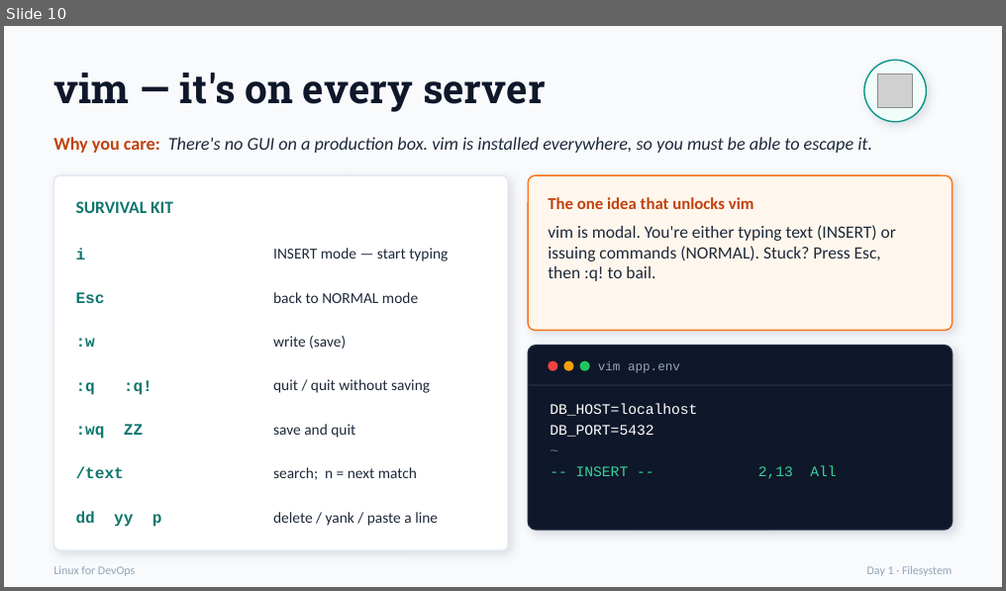
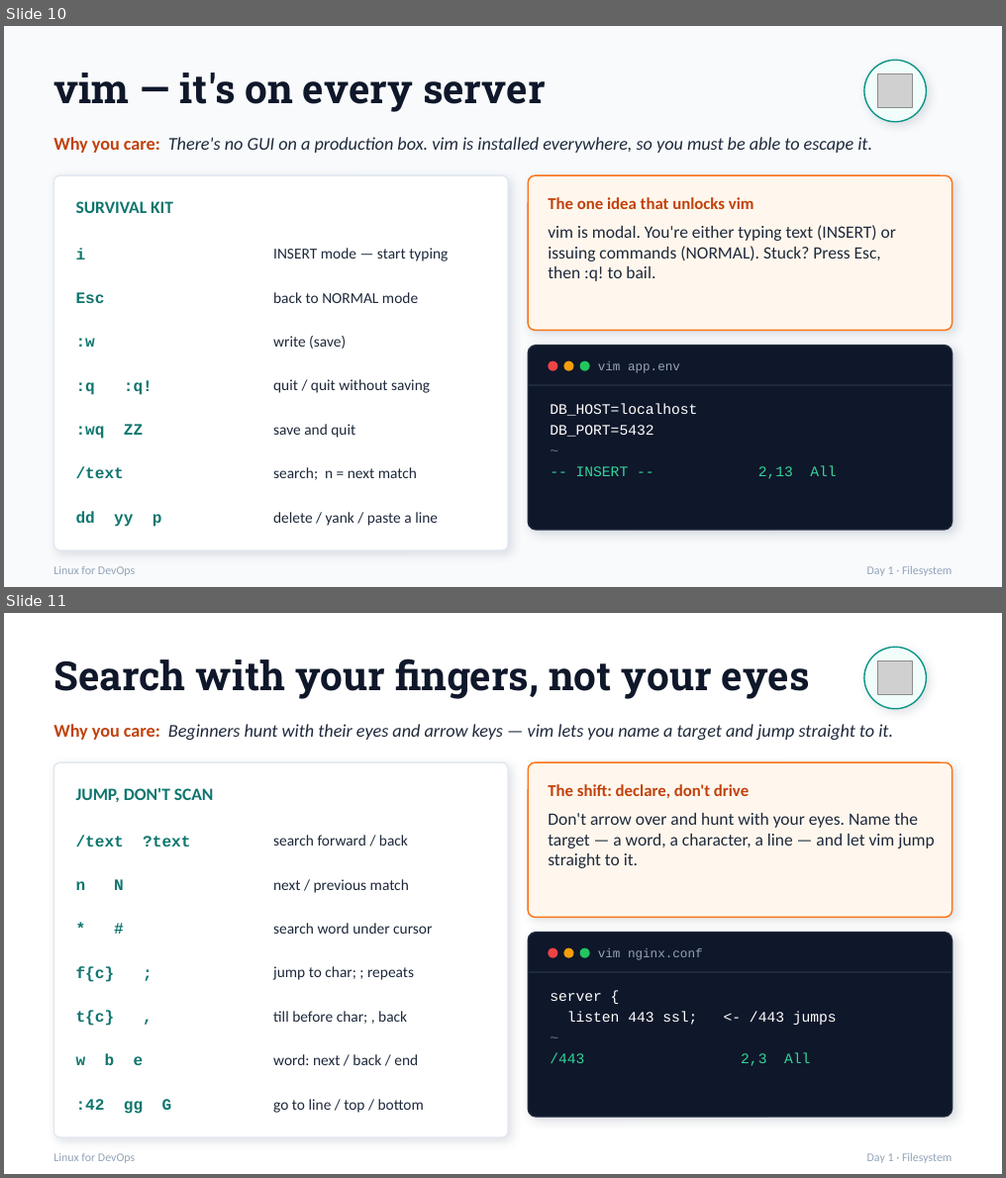
Before and after one commit to Sagyam/DevOps-Bootcamp, a slide deck: Week-1 Linux for DevOps/Linux_for_DevOps.pptx. Shown one above the other, each under a label of ours: slide 10 before the commit, slides 10 and 11 after it. The pictures are 1006x591 and 1006x1178 pixels, drawn with LibreOffice and Linux fonts; fonts in the diff are those of the drawing; grey boxes stand for pictures. Boxes give left, top, right and bottom in pixels: in the first picture for what was removed or moved away, otherwise in the second. Text is boxed around its words. In the diff, an @@ line names an element or a change of style, - is before the commit and + after.

Commit message:
Update pptx and pdf

```diff
--- a/Week-1 Linux for DevOps/Linux_for_DevOps.pptx
+++ b/Week-1 Linux for DevOps/Linux_for_DevOps.pptx
@@ slide 11 added at [4, 613, 1002, 1174], background #FFFFFF @@
@@ text added at [54, 659, 810, 699], 29 pt, text #0F172A, bold @@
+Search with your fingers, not your eyes
@@ ellipse added at [864, 647, 926, 709], fill #F0FDFA, outline #0D9488 1 pt @@
@@ picture added at [878, 661, 912, 695] @@
@@ text added at [54, 724, 893, 740], 13 pt, text #1E293B, italic @@
+Why you care: Beginners hunt with their eyes and arrow keys — vim lets you name a target and jump straight to it.
@@ rounded rectangle added at [54, 762, 508, 1138], fill #FFFFFF, outline #E2E8F0 1 pt @@
@@ text added at [76, 788, 214, 802], 12.5 pt, text #0F766E, bold @@
+JUMP, DON'T SCAN
@@ rounded rectangle added at [528, 762, 952, 917], fill #FFF7ED, outline #F97316 1 pt @@
@@ text added at [548, 784, 748, 798], 12 pt, text #C2410C, bold @@
+The shift: declare, don't drive
@@ text added at [548, 813, 935, 868], 12.5 pt, text #1E293B @@
+Don't arrow over and hunt with your eyes. Name the target — a word, a character, a line — and let vim jump straight to it.
@@ text added at [76, 835, 190, 847], 11.5 pt, text #0F766E, bold @@
+/text ?text
@@ text added at [273, 835, 408, 846], 11 pt, text #1E293B @@
+search forward / back
@@ text added at [76, 879, 124, 890], 11.5 pt, text #0F766E, bold @@
+n N
@@ text added at [273, 879, 409, 893], 11 pt, text #1E293B @@
+next / previous match
@@ text added at [76, 908, 267, 949], 11.5 pt, text #0F766E, bold @@
+* #
@@ text added at [273, 923, 432, 934], 11 pt, text #1E293B @@
+search word under cursor
@@ rounded rectangle added at [528, 933, 952, 1117], fill #0F172A, outline #1E293B 1 pt @@
@@ text added at [76, 966, 115, 982], 11.5 pt, text #0F766E, bold @@
+f{c} ;
@@ text added at [273, 966, 414, 980], 11 pt, text #1E293B @@
+jump to char; ; repeats
@@ ellipse added at [548, 949, 557, 959], fill #EF4444 @@
@@ ellipse added at [563, 949, 574, 959], fill #F59E0B @@
@@ ellipse added at [580, 949, 590, 959], fill #22C55E @@
@@ text added at [598, 949, 703, 960], 9 pt, text #94A3B8 @@
+vim nginx.conf
@@ line added from (528, 972) to (952, 972), #1E293B 1 pt @@
@@ text added at [549, 993, 837, 1066], 10.5 pt, text #FFFFFF @@
+server {
+listen 443 ssl; <- /443 jumps
+~
+/443 2,3 All
@@ text added at [76, 1010, 115, 1026], 11.5 pt, text #0F766E, bold @@
+t{c} ,
@@ text added at [273, 1011, 407, 1024], 11 pt, text #1E293B @@
+till before char; , back
@@ text added at [76, 1055, 144, 1065], 11.5 pt, text #0F766E, bold @@
+w b e
@@ text added at [273, 1055, 418, 1065], 11 pt, text #1E293B @@
+word: next / back / end
@@ text added at [76, 1099, 172, 1114], 11.5 pt, text #0F766E, bold @@
+:42 gg G
@@ text added at [273, 1099, 424, 1113], 11 pt, text #1E293B @@
+go to line / top / bottom
@@ text added at [54, 1154, 135, 1163], 8.5 pt, text #94A3B8 @@
+Linux for DevOps
@@ text added at [867, 1154, 951, 1163], 8.5 pt, text #94A3B8 @@
+Day 1 · Filesystem
```
Also in this commit, not shown: 1 other file.
